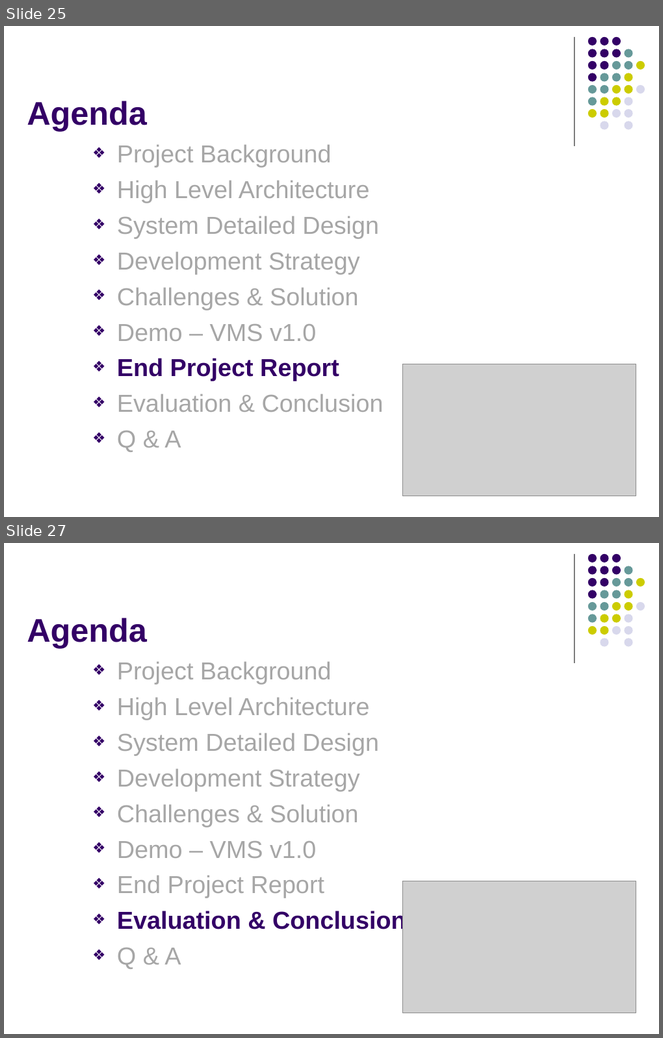
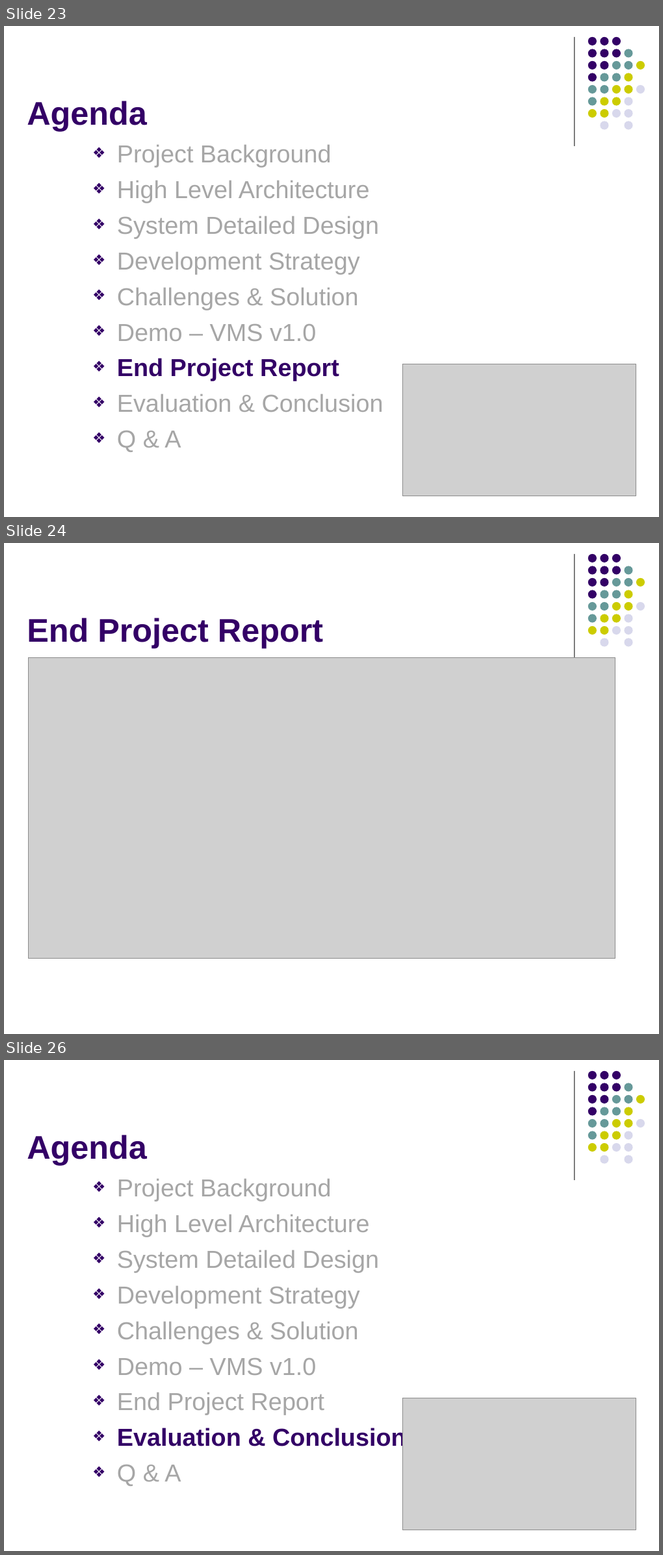
Before and after one commit to imireasa/mtech-se18-t08s, a slide deck: docs/W-9 Working Document/W-9.3 Presentation Slides/Phase 3/vms_presentation_3_v0.1.pptx. Shown one above the other, each under a label of ours: slides 25 and 27 before the commit, slides 23, 24 and 26 after it; the slides between them are not shown. The pictures are 663x1038 and 663x1555 pixels, drawn with LibreOffice and Linux fonts; fonts in the diff are those of the drawing; grey boxes stand for pictures. Boxes give left, top, right and bottom in pixels: in the first picture for what was removed or moved away, otherwise in the second. Text is boxed around its words. In the diff, an @@ line names an element or a change of style, - is before the commit and + after.

```diff
--- a/docs/W-9 Working Document/W-9.3 Presentation Slides/Phase 3/vms_presentation_3_v0.1.pptx
+++ b/docs/W-9 Working Document/W-9.3 Presentation Slides/Phase 3/vms_presentation_3_v0.1.pptx
@@ slide 24 added at box(4, 543, 659, 1034), background #FFFFFF; not listed: 32 template elements that a slide beside it also shows @@
@@ title added at box(27, 618, 323, 648), 36 pt, text #330066, bold @@
+End Project Report
@@ picture added at box(29, 657, 616, 958) @@
@@ what was slide 25 is now slide 23 @@
@@ what was slide 27 is now slide 26 @@
```
Also in this commit, not shown: 5 slides changed, 2 other slides added, 3 slides removed.
